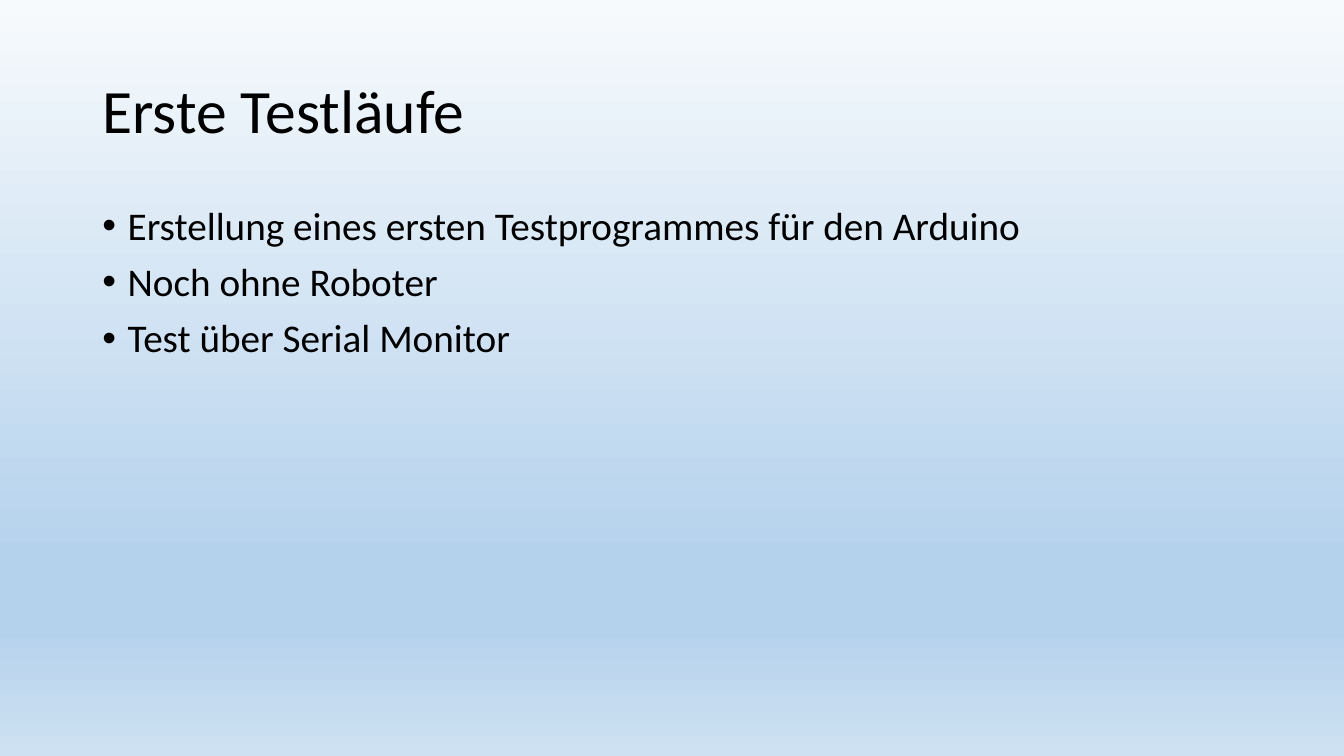
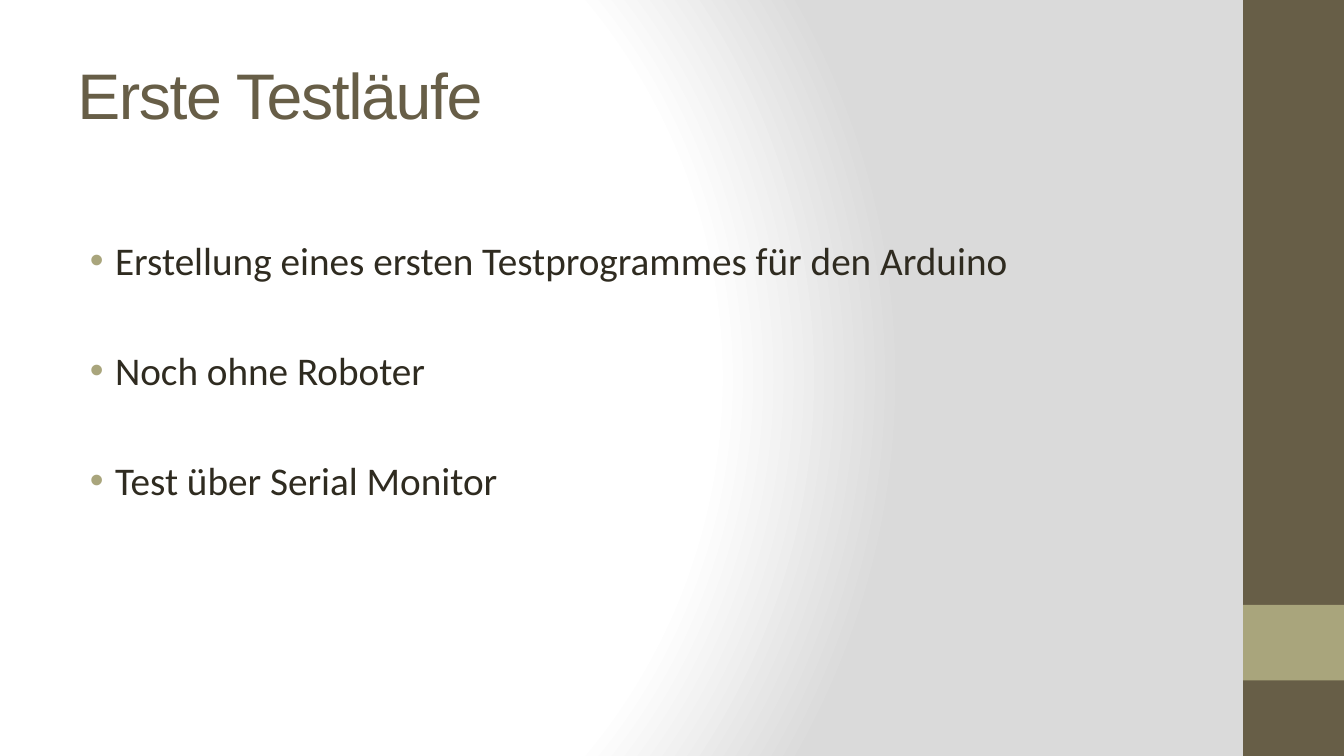
Before and after one commit to LeapMotionRobotTeam/Projekt-Roboter_mit_LeapMotion, a slide deck: slide 18 of Allgemeines/praesentation.pptx (slide 14 before the commit). Drawn at 1344x756 pixels with LibreOffice and Linux fonts; fonts in the diff are those of the drawing. Boxes give left, top, right and bottom in pixels: in the first picture for what was removed or moved away, otherwise in the second. Text is boxed around its words. In the diff, an @@ line names an element or a change of style, - is before the commit and + after.

```diff
--- a/Allgemeines/praesentation.pptx
+++ b/Allgemeines/praesentation.pptx
@@ background gradient #F7FAFD to #B5D2EC to #CEE1F2 to gradient #FFFFFF to #DADADA @@
@@ rectangle added at [1243, 0, 1344, 756], fill #675E47 @@
@@ title "Erste Testläufe": place and size @@
-title "Erste Testläufe" at [102, 90, 464, 134]
+title "Erste Testläufe" at [77, 72, 482, 120]
@@ title "Erste Testläufe" at [77, 72, 482, 120]: size 44 to 46 pt, font Calibri to Arial, text colour #000000 to #675E47, letter spacing 0 to -1 pt; line spacing 0.9 to 1 @@
@@ text "Erstellung eines ersten Testprogrammes für ...": place and size @@
-text "Erstellung eines ersten Testprogrammes für ..." at [128, 212, 1020, 353]
+text "Erstellung eines ersten Testprogrammes für ..." at [115, 247, 1007, 496]
@@ text "Erstellung eines ersten Testprogrammes für ..." at [115, 247, 1007, 496]: text colour #000000 to #2F2B20; indent changed; line spacing 0.9 to 1; less space between paragraphs @@
@@ rectangle added at [1243, 605, 1344, 681], fill #A9A57C @@
```
Also in this commit, not shown: 13 other slides changed, 9 slides added.
